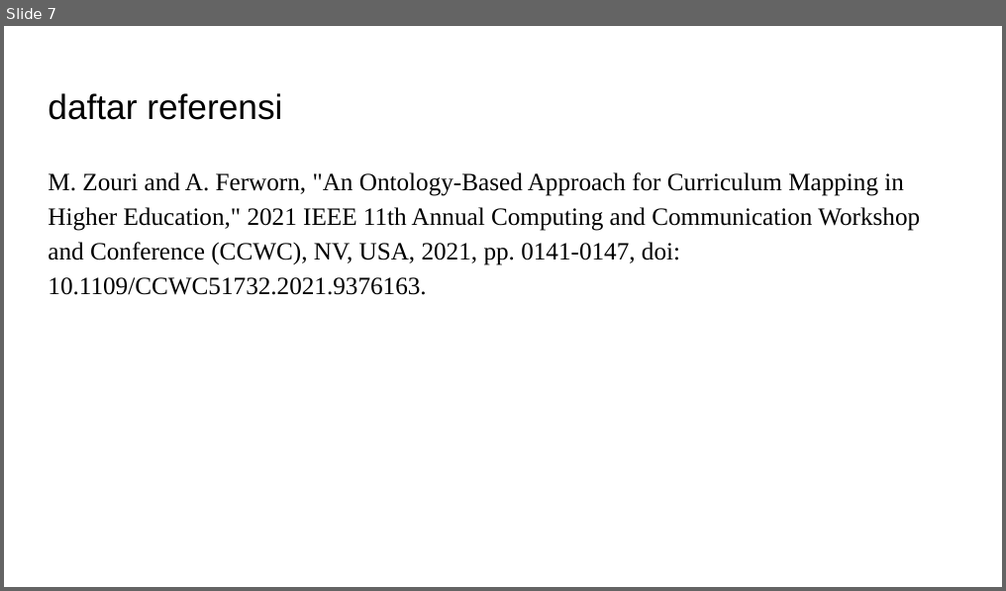
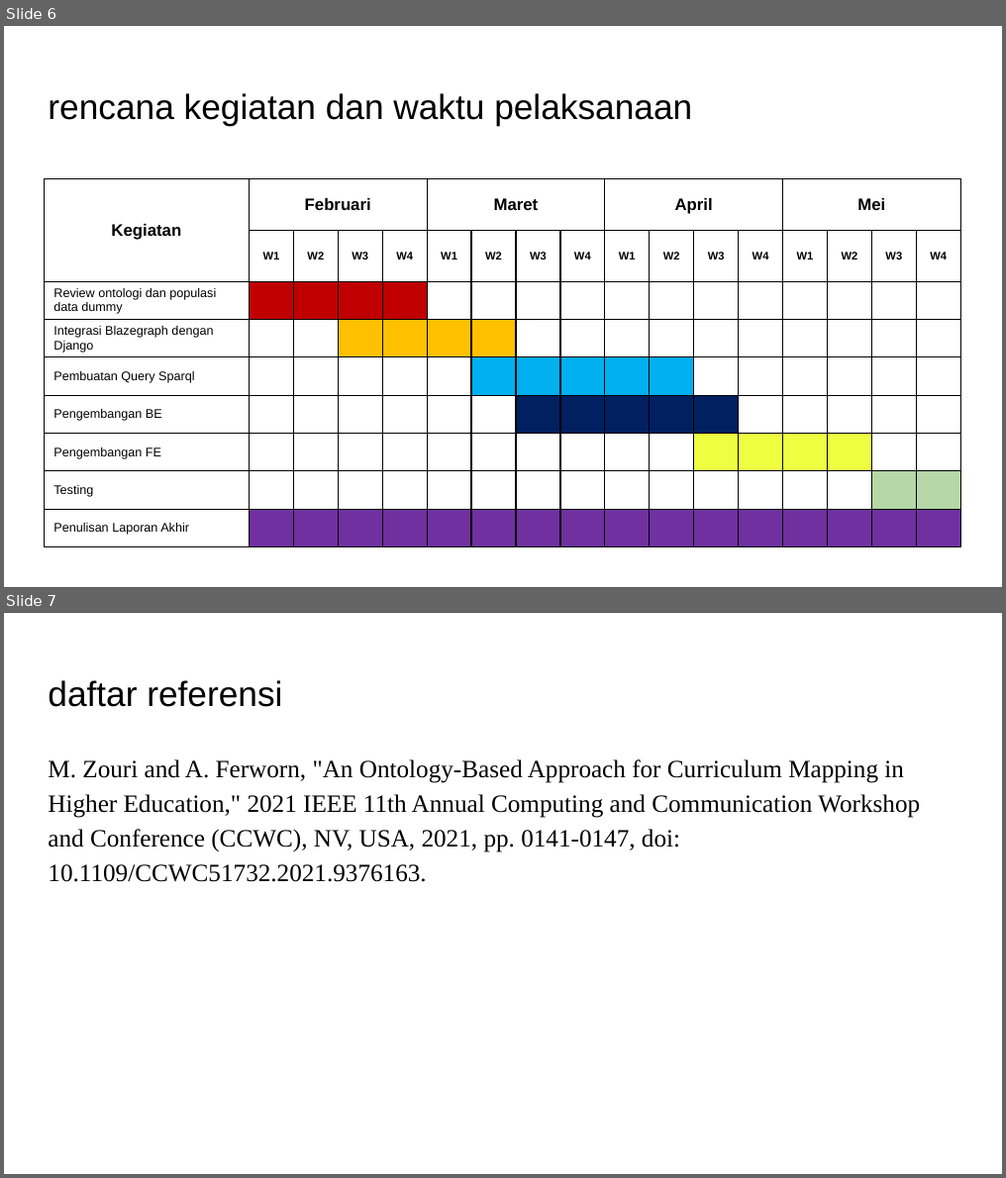
Before and after one commit to rcsenlia/Ontologi-Sejarah-Indonesia, a slide deck: MarkusLeonardWijaya/Draft Proposal-Markus Leonard Wijaya.pptx. Shown one above the other, each under a label of ours: slide 7 before the commit, slides 6 and 7 after it. The pictures are 1006x591 and 1006x1178 pixels, drawn with LibreOffice and Linux fonts; fonts in the diff are those of the drawing. Boxes give left, top, right and bottom in pixels: in the first picture for what was removed or moved away, otherwise in the second. Text is boxed around its words. In the diff, an @@ line names an element or a change of style, - is before the commit and + after.

```diff
--- a/MarkusLeonardWijaya/Draft Proposal-Markus Leonard Wijaya.pptx
+++ b/MarkusLeonardWijaya/Draft Proposal-Markus Leonard Wijaya.pptx
@@ slide 6 added at box(4, 26, 1002, 587), background #FFFFFF @@
@@ title added at box(48, 93, 692, 125), 25.2 pt, text #000000 @@
+rencana kegiatan dan waktu pelaksanaan
@@ table added at box(44, 178, 968, 539), 9 rows, 17 columns @@
+Kegiatan | Februari |  |  |  | Maret |  |  |  | April |  |  |  | Mei |  |  | 
+ | W1 | W2 | W3 | W4 | W1 | W2 | W3 | W4 | W1 | W2 | W3 | W4 | W1 | W2 | W3 | W4
+Review ontologi dan populasi data dummy |  |  |  |  |  |  |  |  |  |  |  |  |  |  |  | 
+Integrasi Blazegraph dengan Django |  |  |  |  |  |  |  |  |  |  |  |  |  |  |  | 
+Pembuatan Query Sparql |  |  |  |  |  |  |  |  |  |  |  |  |  |  |  | 
+Pengembangan BE |  |  |  |  |  |  |  |  |  |  |  |  |  |  |  | 
+Pengembangan FE |  |  |  |  |  |  |  |  |  |  |  |  |  |  |  | 
+Testing |  |  |  |  |  |  |  |  |  |  |  |  |  |  |  | 
+Penulisan Laporan Akhir |  |  |  |  |  |  |  |  |  |  |  |  |  |  |  | 
```
Also in this commit, not shown: 3 slides changed, 1 slide removed.
